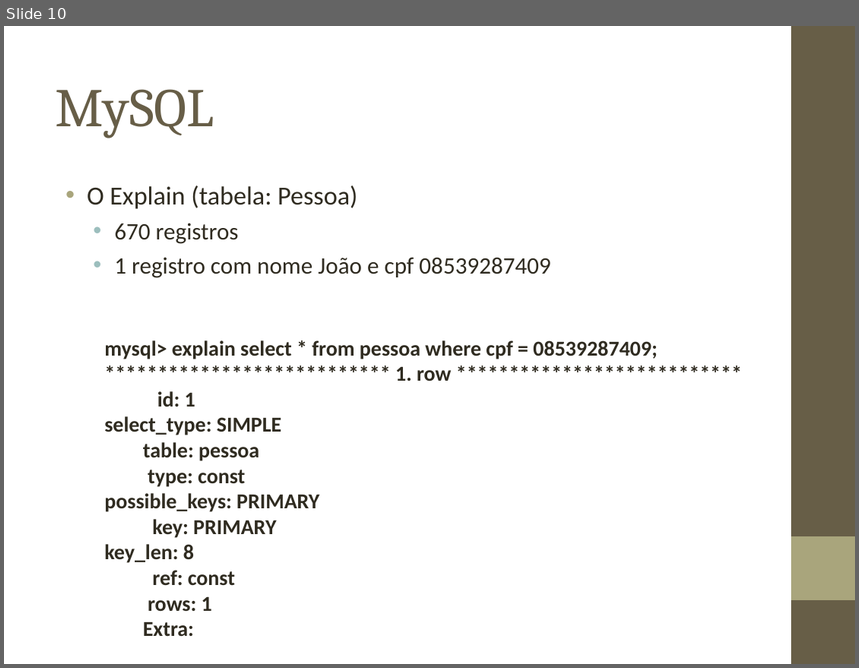
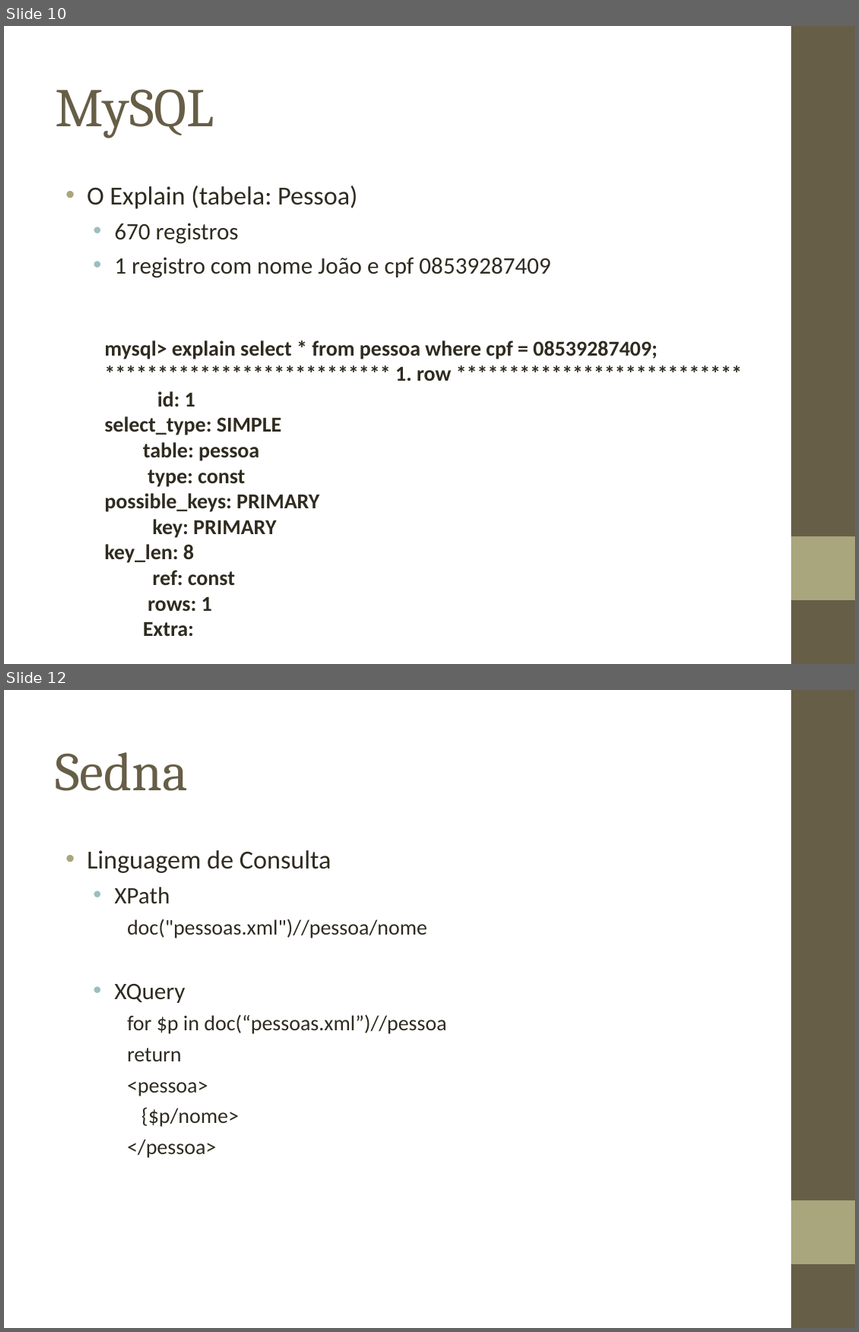
Before and after one commit to biacpaixao/Projeto_Final, a slide deck: apresentacao_projeto_final.ppt. Shown one above the other, each under a label of ours: slide 10 before the commit, slides 10 and 12 after it; the slides between them are not shown. The pictures are 859x668 and 859x1332 pixels, drawn with LibreOffice and Linux fonts; fonts in the diff are those of the drawing; background and template pictures are left out. Boxes give left, top, right and bottom in pixels: in the first picture for what was removed or moved away, otherwise in the second. Text is boxed around its words. In the diff, an @@ line names an element or a change of style, - is before the commit and + after.

```diff
--- a/apresentacao_projeto_final.ppt
+++ b/apresentacao_projeto_final.ppt
@@ slide 12 added at [4, 690, 855, 1328], background picture (left out); not listed: 2 template elements that a slide beside it also shows @@
@@ title added at [55, 752, 188, 791], 46 pt, text #675E47 @@
+Sedna
@@ text added at [87, 850, 446, 1158], 18 pt, text #2F2B20 @@
+• Linguagem de Consulta
+  • XPath
+    doc("pessoas.xml")//pessoa/nome
+  • XQuery
+    for $p in doc(“pessoas.xml”)//pessoa
+    return
+    <pessoa>
+    {$p/nome>
+    </pessoa>
```
Also in this commit, not shown: 2 slides changed, 6 other slides added, 1 slide removed.
